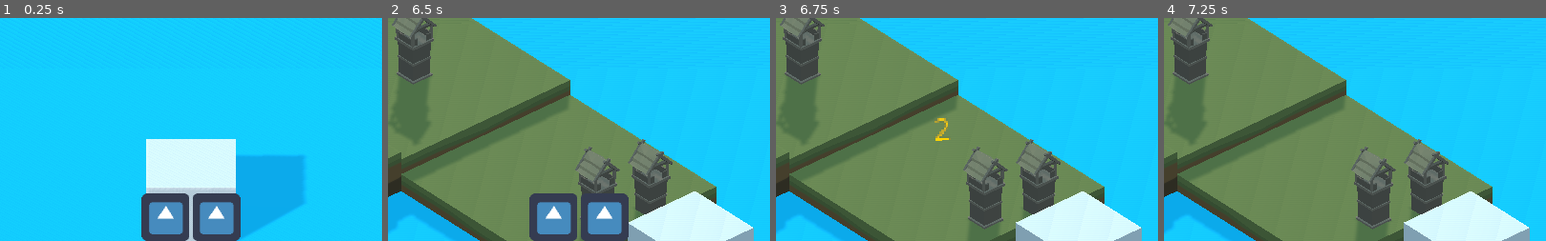
Above: before the commit, frames 1-4 (left to right).
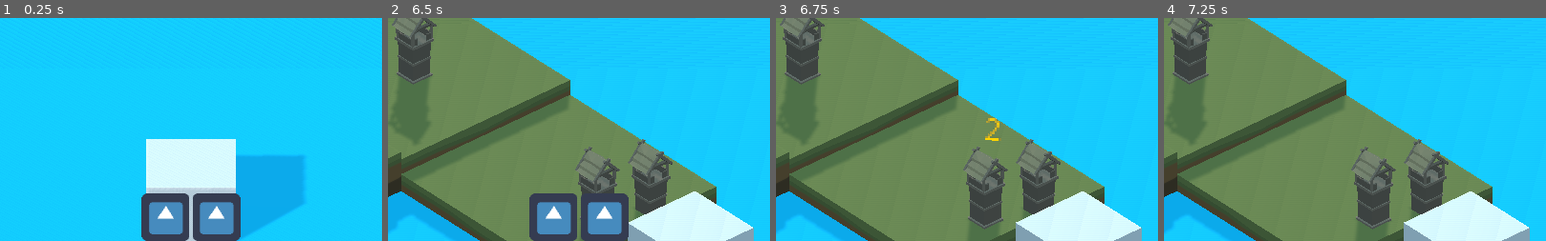
Above: after the commit, the same moments.

Repository: theludovyc/Godot_Islanders
Game: Godot game, scene res://Scene/Game.tscn
The game is run twice, just before and just after one commit, with the same random seed, the same clock (stepped at 60 frames per second) and the same inputs. The engine's default icon, where the game draws it, is replaced by a stand-in: a white triangle on a blue panel in a dark square.
Inputs (mouse positions are % of the whole screen's width and height, from its top left; square brackets give the same spot before the commit, where the layout moved):
- Up to frame 1 (0.25 s): no input
- Up to frame 2 (6.5 s): click (47, 50) [53, 50] at 0.5 s; click (50, 95) at 1.25 s; click (50, 95) at 2 s; click (50, 95) at 2.75 s; tap Enter at 3.5 s; move the mouse to (72, 45) at 3.52 s; hold Middle mouse button (mouse_middle) 3.53-4.28 s; click (72, 45) at 3.67 s; move the mouse to (30, 55) at 4.27 s; right-click (30, 55) at 4.35 s; click (30, 55) at 4.42 s; tap Space at 5 s; move the mouse to (60, 28) at 5.02 s; hold Middle mouse button (mouse_middle) 5.03-5.78 s; click (60, 28) at 5.17 s; move the mouse to (45, 70) at 5.77 s; right-click (45, 70) at 5.85 s; click (45, 70) at 5.92 s
- Up to frame 3 (6.75 s): click (53, 50) [47, 50] at 6.5 s
- Up to frame 4 (7.25 s): no input
The pictures show only the part of the screen within x 25-75%, y 5-55%; the shares and areas given below are measured in that part.

Frames 1-2 are identical in both runs. In frame 3, 0.3% of the frame differs, in the area x 41-59%, y 44-56%; in frame 4, nothing differs.

Commit message:
automatic load

Diff:
--- a/Script/Load.gd
+++ b/Script/Load.gd
@@ -2,14 +2,38 @@
 
 #:preload()
 
-const packs = {"Adventure":
-		{
-			"Adventure_Tower_01":preload("res://Scene/Adventure/Adventure_Tower_01.tscn"),
-			"Adventure_House_01":preload("res://Scene/Adventure/Adventure_House_01.tscn"),
-			"Adventure_House_02":preload("res://Scene/Adventure/Adventure_House_02.tscn")
-		}
-	,"Viking":
-		{
-			"Viking_Tower_01":preload("res://Scene/Viking/Viking_Tower_01.tscn")
-		}
-	}
+const packs = {}
+
+func _ready() -> void:
+	var dir = Directory.new()
+
+	var dir_pack := "res://Scene/Pack"
+
+	if dir.open(dir_pack) == OK:
+		dir.list_dir_begin()
+
+		var file_name = dir.get_next()
+
+		while !file_name.empty():
+			if dir.current_is_dir() and file_name[0] != '.':
+
+				var dir1 = Directory.new()
+
+				if dir1.open(dir_pack + "/" + file_name) == OK:
+					packs[file_name] = {}
+
+					dir1.list_dir_begin()
+
+					var file_name1 = dir1.get_next()
+
+					while !file_name1.empty():
+						if !dir1.current_is_dir():
+							packs[file_name][file_name1.get_basename()] = load(dir1.get_current_dir() + "/" + file_name1)
+
+						file_name1 = dir1.get_next()
+				else:
+					prints("Load", "Can't open directory", dir_pack + "/" + file_name)
+
+			file_name = dir.get_next()
+	else:
+		prints("Load", "can't find directory Pack")
Not shown, added: Art/Knight/SM_Bld_Knights_House_01.obj
Not shown, added: Art/Knight/SM_Bld_Knights_House_01.obj.import
Not shown, added: Art/Pirate/SM_Bld_Pirate_Tower_01.obj
Not shown, added: Art/Pirate/SM_Bld_Pirate_Tower_01.obj.import
Not shown, added: Art/Samurai/SM_Bld_Samurai_House_01.obj
Not shown, added: Art/Samurai/SM_Bld_Samurai_House_01.obj.import
Not shown, added: Art/Western/SM_Bld_Western_Windmill_01.obj
Not shown, added: Art/Western/SM_Bld_Western_Windmill_01.obj.import
Renamed: Scene/Adventure/Adventure_House_01.tscn -> Scene/Pack/Adventure/Adventure_House_01.tscn
Not shown: 2 places in Scene/Pack/Adventure/Adventure_House_02.tscn that only renumber resources
Renamed: Scene/Adventure/Adventure_Tower_01.tscn -> Scene/Pack/Adventure/Adventure_Tower_01.tscn
Renamed: Scene/Viking/Viking_Tower_01.tscn -> Scene/Pack/Viking/Viking_Tower_01.tscn
